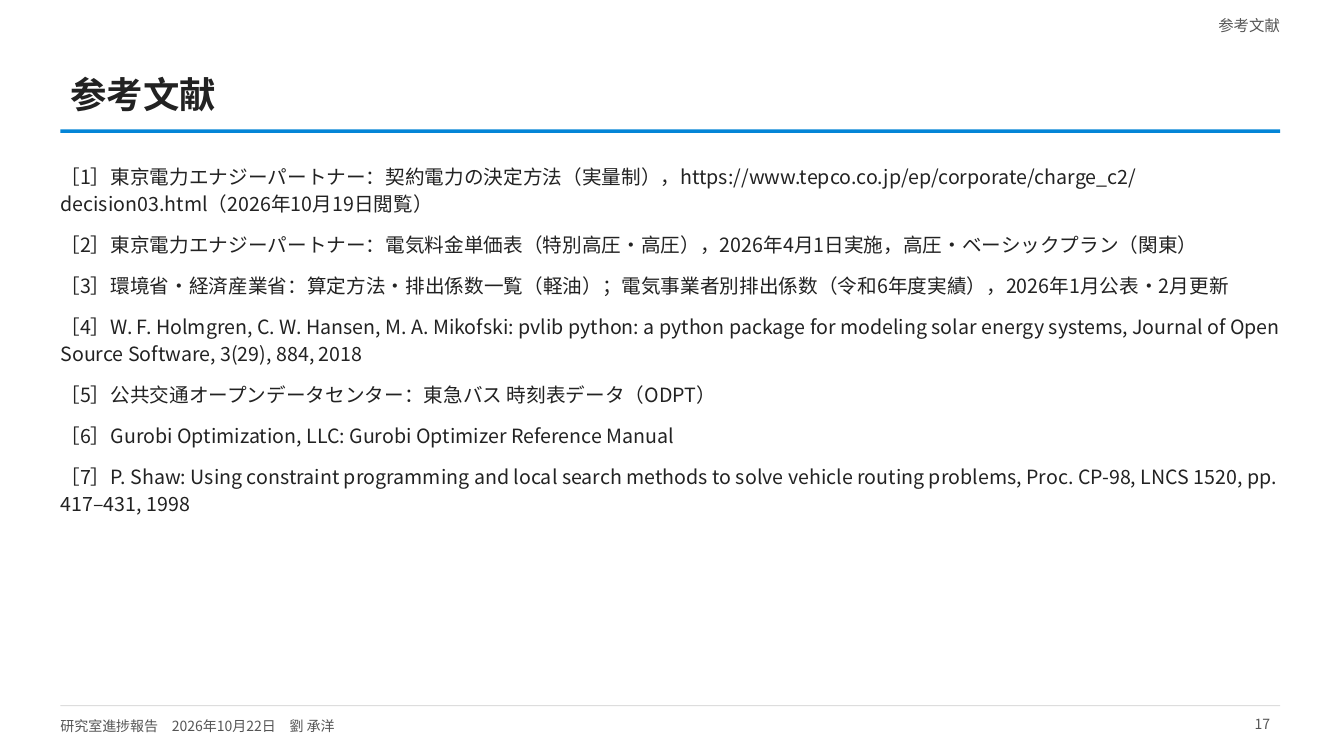
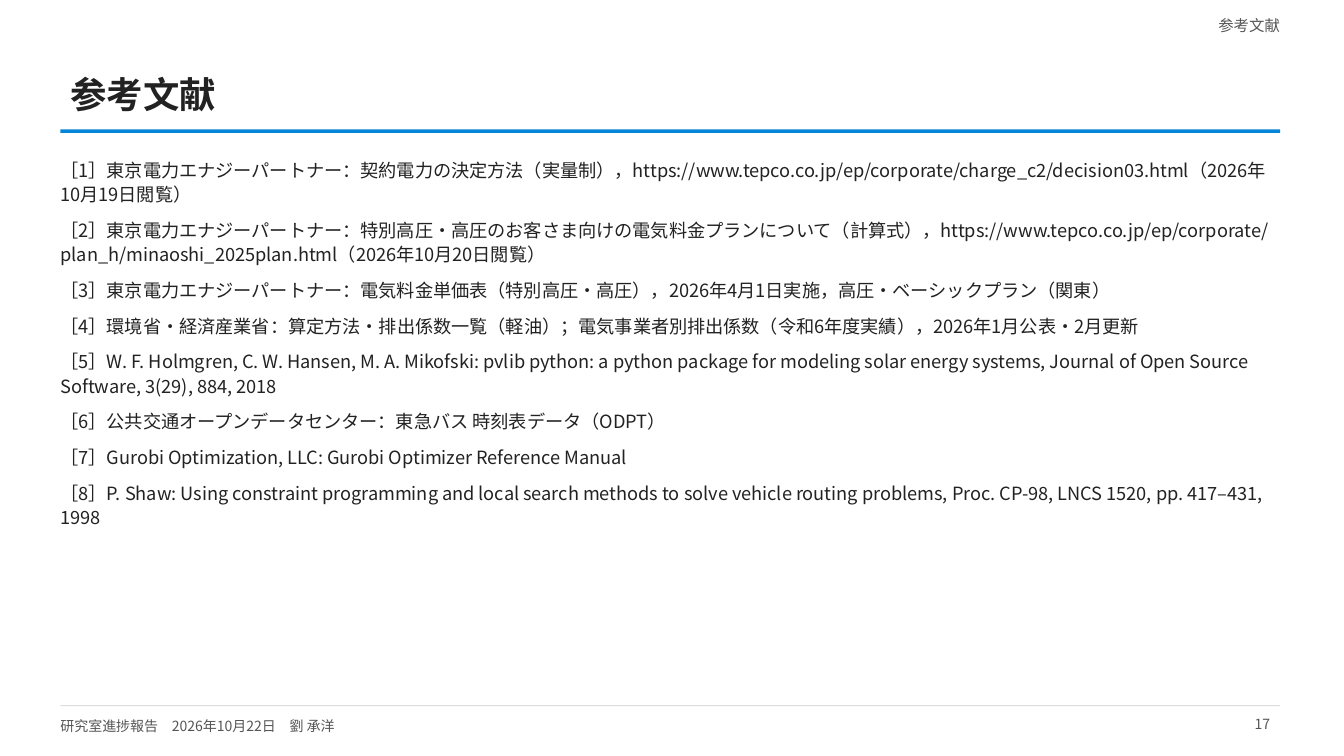
Before and after one commit to CYLIU2003/master-course, a slide deck: slide 17 of outcome/2026-10-22_lab_progress/lab_progress_20261022.pptx. Drawn at 1344x756 pixels with LibreOffice and Linux fonts; fonts in the diff are those of the drawing. Boxes give left, top, right and bottom in pixels: in the first picture for what was removed or moved away, otherwise in the second. Text is boxed around its words. In the diff, an @@ line names an element or a change of style, - is before the commit and + after.

```diff
--- a/outcome/2026-10-22_lab_progress/lab_progress_20261022.pptx
+++ b/outcome/2026-10-22_lab_progress/lab_progress_20261022.pptx
@@ text at [60, 161, 1265, 182]: size 14 to 13 pt in "［1］東京電力エナジーパートナー：契約電力の決定方法（実量制），https://www.tepco.co.jp/ep/c ..."; line spacing 1.15 to 1.12; less space between paragraphs @@
@@ text at [60, 221, 1268, 524]: text changed; size 14 to 13 pt @@
-［2］東京電力エナジーパートナー：電気料金単価表（特別高圧・高圧），2026年4月1日実施，高圧・ベーシックプラン（関東）
-［3］環境省・経済産業省：算定方法・排出係数一覧（軽油）；電気事業者別排出係数（令和6年度実績），2026年1月公表・2月更新
-［4］W. F. Holmgren, C. W. Hansen, M. A. Mikofski: pvlib python: a python package for modeling solar energy systems, Journal of Open Source Software, 3(29), 884, 2018
-［5］公共交通オープンデータセンター：東急バス 時刻表データ（ODPT）
-［6］Gurobi Optimization, LLC: Gurobi Optimizer Reference Manual
-［7］P. Shaw: Using constraint programming and local search methods to solve vehicle routing problems, Proc. CP-98, LNCS 1520, pp. 417–431, 1998
+［2］東京電力エナジーパートナー：特別高圧・高圧のお客さま向けの電気料金プランについて（計算式），https://www.tepco.co.jp/ep/corporate/plan_h/minaoshi_2025plan.html（2026年10月20日閲覧）
+［3］東京電力エナジーパートナー：電気料金単価表（特別高圧・高圧），2026年4月1日実施，高圧・ベーシックプラン（関東）
+［4］環境省・経済産業省：算定方法・排出係数一覧（軽油）；電気事業者別排出係数（令和6年度実績），2026年1月公表・2月更新
+［5］W. F. Holmgren, C. W. Hansen, M. A. Mikofski: pvlib python: a python package for modeling solar energy systems, Journal of Open Source Software, 3(29), 884, 2018
+［6］公共交通オープンデータセンター：東急バス 時刻表データ（ODPT）
+［7］Gurobi Optimization, LLC: Gurobi Optimizer Reference Manual
+［8］P. Shaw: Using constraint programming and local search methods to solve vehicle routing problems, Proc. CP-98, LNCS 1520, pp. 417–431, 1998
```
Also in this commit, not shown: 5 other slides changed, 3 other files.
